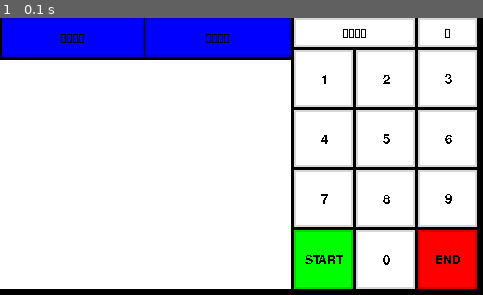
Above: before the commit, frame 1.
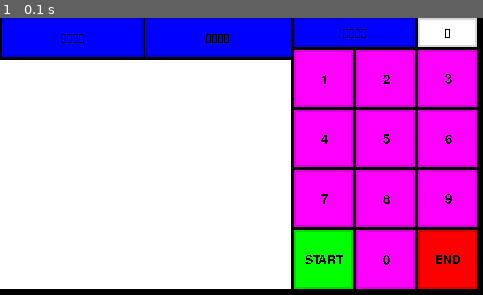
Above: after the commit, the same moment.

Repository: Jyny/gas_gun
Game: pygame game, started from gas_gun.py
Two runs of this game, one before a commit and one after it. Both use one fixed random seed, a clock stepped at 60 frames per second and the inputs below.
Inputs:
- Up to frame 1 (0.1 s): no input

The runs differ from the first frame. In frame 1, 28% of the frame differs, in the area x 60-99%, y 0-98%.

Commit message:
add button_show and add uni_unm_butt and change key pad to perple

Diff:
--- a/gas_gun.py
+++ b/gas_gun.py
@@ -446,6 +446,27 @@
 	pygame.draw.rect(screen, WHITE, [0, y, 479,  1])
 	pygame.draw.rect(screen, WHITE, [x, 0,   1,271])
 
+def botton_show():
+	if uni_unm_butt.is_click(x, y):
+		uni_unm_butt.blink(screen)
+	else:
+		uni_unm_butt.draw(screen)
+
+	for butt in buttons:
+		if butt.is_click(x, y):
+			butt.blink(screen)
+		else:
+			butt.draw(screen)
+
+	for key, butt in enumerate(setting_butts):
+		if butt.is_click(x, y):
+			butt.blink(screen)
+			butt.stat = 1
+			setting_butts[(key+1)%2].stat = 0
+		else:
+			butt.draw(screen)
+
+
 #init
 xpt2046 = XPT2046()
 
@@ -462,18 +483,17 @@
 
 # init buttons
 buttons = []
-buttons.append(button(294,415,  0, 29, WHITE, b'\xe7\xb5\xb1\xe4\xb8\x80\xe7\xb7\xa8\xe8\x99\x9f'.decode()))
 buttons.append(button(418,477,  0, 29, WHITE, b'\xe2\x86\x90'.decode()))
-buttons.append(button(294,353, 32, 89, WHITE, '1'))
-buttons.append(button(356,415, 32, 89, WHITE, '2'))
-buttons.append(button(418,477, 32, 89, WHITE, '3'))
-buttons.append(button(294,353, 92,149, WHITE, '4'))
-buttons.append(button(356,415, 92,149, WHITE, '5'))
-buttons.append(button(418,477, 92,149, WHITE, '6'))
-buttons.append(button(294,353,152,209, WHITE, '7'))
-buttons.append(button(356,415,152,209, WHITE, '8'))
-buttons.append(button(418,477,152,209, WHITE, '9'))
-buttons.append(button(356,415,212,271, WHITE, '0'))
+buttons.append(button(294,353, 32, 89, PERPLE, '1'))
+buttons.append(button(356,415, 32, 89, PERPLE, '2'))
+buttons.append(button(418,477, 32, 89, PERPLE, '3'))
+buttons.append(button(294,353, 92,149, PERPLE, '4'))
+buttons.append(button(356,415, 92,149, PERPLE, '5'))
+buttons.append(button(418,477, 92,149, PERPLE, '6'))
+buttons.append(button(294,353,152,209, PERPLE, '7'))
+buttons.append(button(356,415,152,209, PERPLE, '8'))
+buttons.append(button(418,477,152,209, PERPLE, '9'))
+buttons.append(button(356,415,212,271, PERPLE, '0'))
 start_button = button(294,353,212,271, GREEN, 'START')
 end_button = button(418,477,212,271, RED, 'END')
 start_button.size = 18
@@ -481,6 +501,7 @@
 buttons.append(start_button)
 buttons.append(end_button)
 setting_butts = []
+uni_unm_butt = setting_button(294,415,  0, 29, b'\xe7\xb5\xb1\xe4\xb8\x80\xe7\xb7\xa8\xe8\x99\x9f'.decode())
 set_mny_butt = setting_button(  2,144, 0, 39, b'\xe8\xa8\xad\xe5\xae\x9a\xe6\xb2\xb9\xe9\x87\x8f'.decode())
 set_oil_butt = setting_button(145,291, 0, 39, b'\xe8\xa8\xad\xe5\xae\x9a\xe9\x87\x91\xe9\xa1\x8d'.decode())
 set_mny_butt.stat = 0
@@ -493,21 +514,7 @@
 	x, y = read_touch()
 	screen.fill(BLACK)
 	pygame.draw.rect(screen, WHITE, [  0, 42,291,229])
-
-	for butt in buttons:
-		if butt.is_click(x, y):
-			butt.blink(screen)
-		else:
-			butt.draw(screen)
-
-	for key, butt in enumerate(setting_butts):
-		if butt.is_click(x, y):
-			butt.blink(screen)
-			butt.stat = 1
-			setting_butts[(key+1)%2].stat = 0
-		else:
-			butt.draw(screen)
-
+	botton_show()
 	#draw_corss(x, y)
 	pygame.display.update()
 	stdout.write ("\r" + ('1 ' if x != -1 and y != -1 else '0 ') + "X:{:5d}".format(x) + " Y:{:5d}".format(y))
